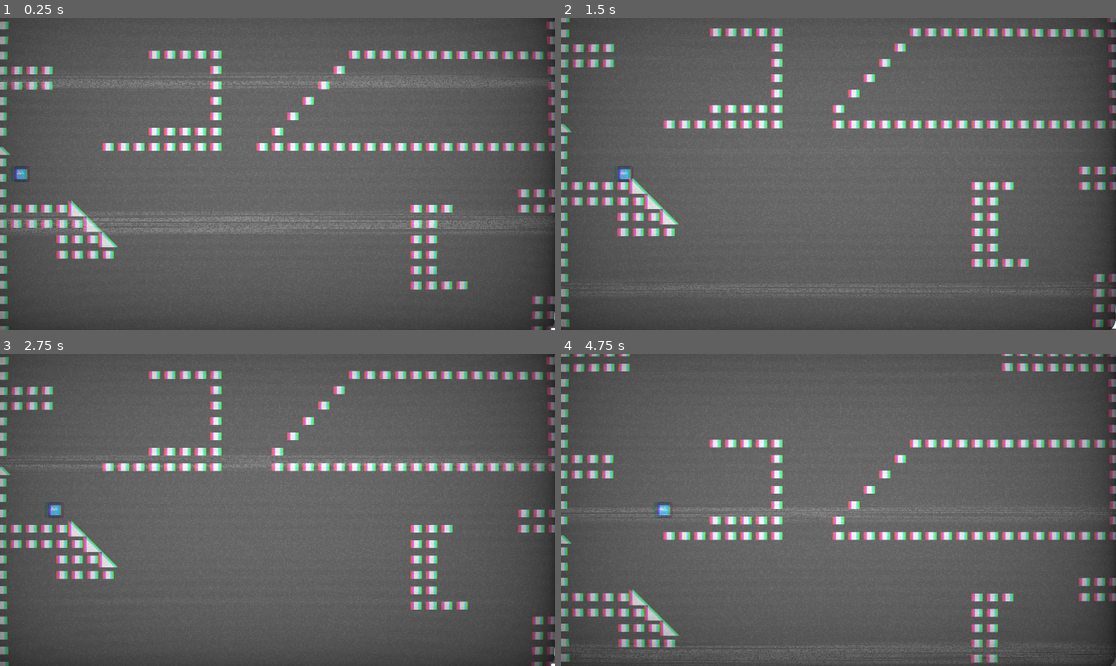
Above: before the commit, frames 1-4 (two rows, left to right).
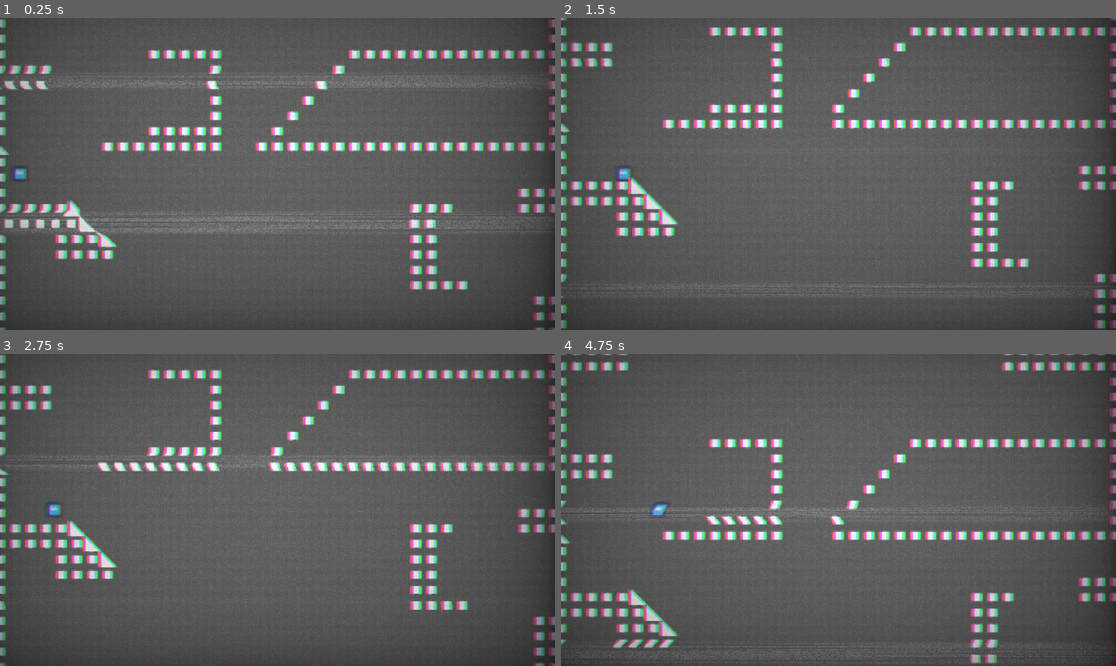
Above: after the commit, the same moments.

Repository: dancroker/Hue-Protocol
Game: Godot game, scene res://scene/main.tscn
Two runs of this game, one before a commit and one after it. Both use one fixed random seed, a clock stepped at 60 frames per second and the inputs below. The engine's default icon, where the game draws it, is replaced by a stand-in: a white triangle on a blue panel in a dark square.
Inputs:
- Up to frame 1 (0.25 s): no input
- Up to frame 2 (1.5 s): tap Enter (ui_accept) at 0.5, 0.77 s; hold Right (ui_right) from 0.53 s (still down); tap 2 (Mask Blue) at 0.6 s; tap 1 (Mask Red) at 1.35 s
- Up to frame 3 (2.75 s): tap Enter (ui_accept) at 1.52 s; release Right (ui_right) at 2.03 s; hold Left (ui_left) from 2.03 s (still down); tap 2 (Mask Blue) at 2.1 s
- Up to frame 4 (4.75 s): release Left (ui_left) at 2.78 s; hold Right (ui_right) 2.78-4.28 s; tap 1 (Mask Red) at 2.85, 4.35 s; tap Enter (ui_accept) at 3.02, 3.77, 4.52 s; tap 2 (Mask Blue) at 3.6 s; hold Left (ui_left) from 4.28 s (still down)

The runs differ from the first frame. In frame 1, 5.7% of the frame differs, in the area x 0-100%, y 0-100%; in frame 2, 5.5%; in frame 3, 5.4%; in frame 4, 6.1%.

Commit message:
updated clip warp

Diff:
--- a/scene/main.tscn
+++ b/scene/main.tscn
@@ -241,21 +241,21 @@
 shader_parameter/overlay = true
 shader_parameter/scanlines_opacity = 0.12400000589
 shader_parameter/scanlines_width = 0.2210000104975
-shader_parameter/grille_opacity = 0.0
+shader_parameter/grille_opacity = 0.08800000418
 shader_parameter/resolution = Vector2(640, 480)
-shader_parameter/pixelate = false
+shader_parameter/pixelate = true
 shader_parameter/roll = true
 shader_parameter/roll_speed = 8.0
 shader_parameter/roll_size = 15.0
 shader_parameter/roll_variation = 1.8
-shader_parameter/distort_intensity = 0.0
+shader_parameter/distort_intensity = 0.01200000057
 shader_parameter/noise_opacity = 0.18800000893
 shader_parameter/noise_speed = 5.0
 shader_parameter/static_noise_intensity = 0.06
 shader_parameter/aberration = 0.03
 shader_parameter/brightness = 1.4
 shader_parameter/discolor = false
-shader_parameter/warp_amount = 0.050000002375
+shader_parameter/warp_amount = 0.0
 shader_parameter/clip_warp = true
 shader_parameter/vignette_intensity = 0.4
 shader_parameter/vignette_opacity = 0.5
